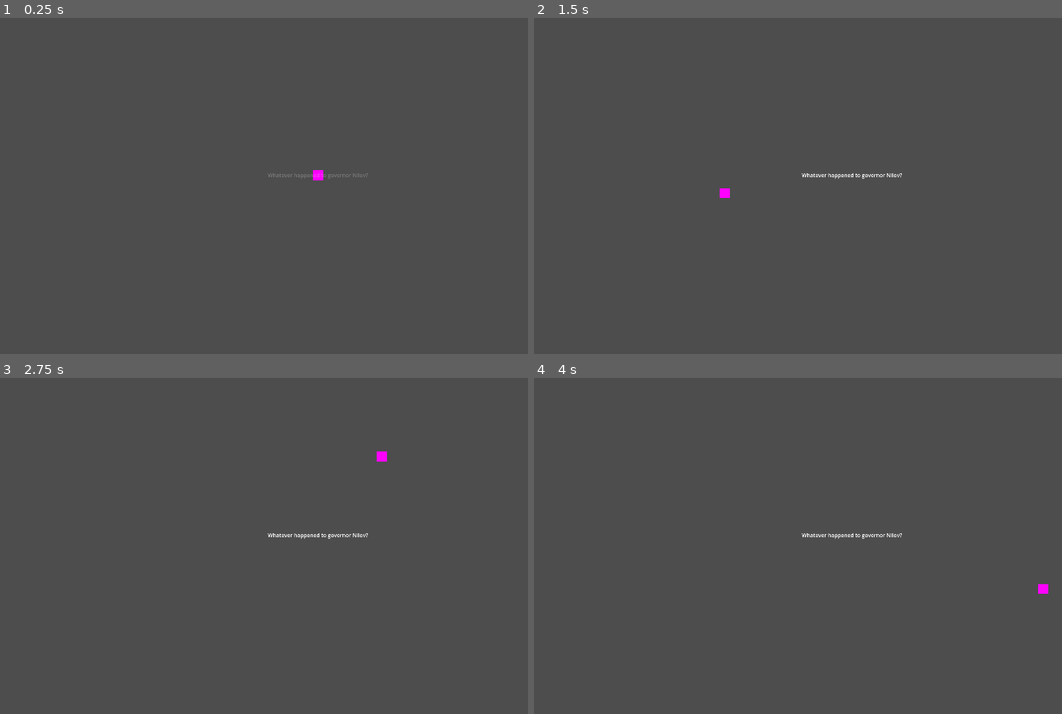
Above: before the commit, frames 1-4 (two rows, left to right).
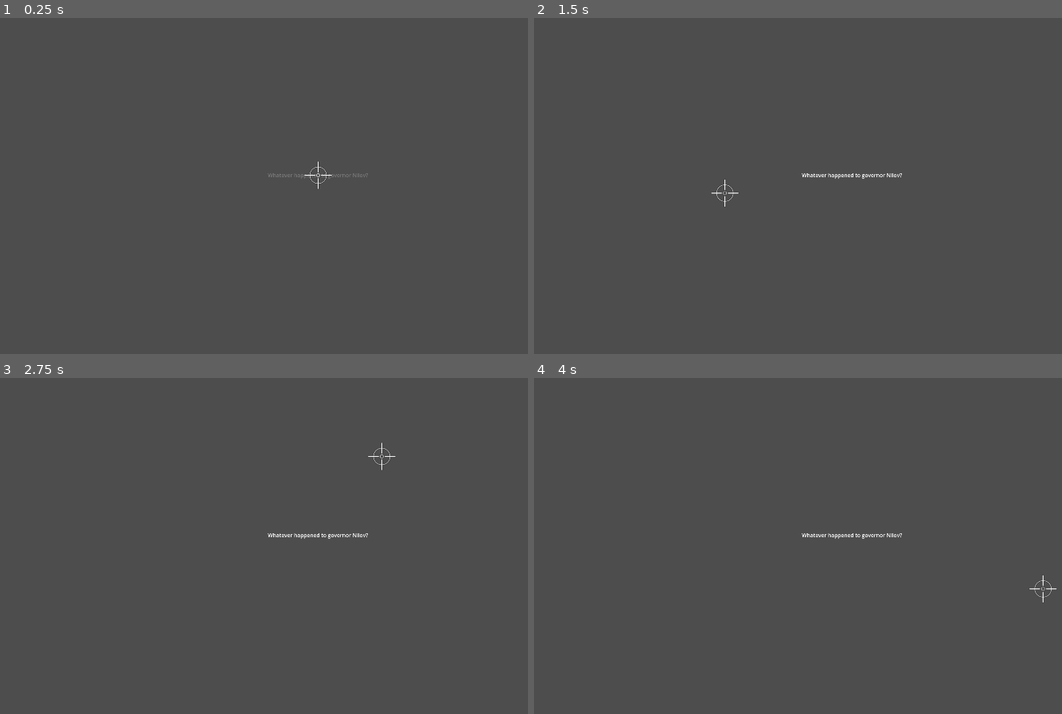
Above: after the commit, the same moments.

Repository: JamJestSimon/Danbengoro
Game: Godot game, scene res://scenes/shooting_stage.tscn
The game is run twice, just before and just after one commit, with the same random seed, the same clock (stepped at 60 frames per second) and the same inputs.
Inputs (mouse positions are in pixels of both pictures, inside the frame that each line leads up to):
- Up to frame 1 (0.25 s): no input
- Up to frame 2 (1.5 s): move the mouse to (993, 155) at 0.52 s; click (993, 155) at 0.67 s; tap Enter at 1.25 s; move the mouse to (724, 192) at 1.27 s; click (724, 192) at 1.42 s
- Up to frame 3 (2.75 s): tap Space at 2 s; move the mouse to (380, 455) at 2.02 s; click (380, 455) at 2.17 s
- Up to frame 4 (4 s): tap Enter at 2.75 s; move the mouse to (819, 606) at 2.77 s; click (819, 606) at 2.92 s; tap Space at 3.5 s; move the mouse to (1040, 589) at 3.52 s; click (1040, 589) at 3.67 s

The runs differ from the first frame. In frame 1, 0.1% of the frame differs, in the area x 57-63%, y 42-51%; in frame 2, 0.1%; in frame 3, 0.1%; in frame 4, 0.1%, in the area x 93-99%, y 58-67%.

Commit message:
truth acquisition

Diff:
--- a/data/shooting_stage_data.json
+++ b/data/shooting_stage_data.json
@@ -13,6 +13,7 @@
 						"text": "What a tragic story…",
 						"truth": "",
 						"shootable": "false",
+						"truth_acquisition": "",
 						"time": "1"
 					},
 					{
@@ -20,6 +21,7 @@
 						"text": "He was my friend.",
 						"truth": "",
 						"shootable": "true",
+						"truth_acquisition": "",
 						"time": "1"
 					},
 					{
@@ -27,6 +29,7 @@
 						"text": "A fatherly figure.",
 						"truth": "",
 						"shootable": "false",
+						"truth_acquisition": "",
 						"time": "1"
 					},
 					{
@@ -34,6 +37,7 @@
 						"text": "That gentleman hired me as a language tutor for his daughters.",
 						"truth": "",
 						"shootable": "false",
+						"truth_acquisition": "",
 						"time": "5"
 					},
 					{
@@ -41,6 +45,7 @@
 						"text": "Daughters?",
 						"truth": "",
 						"shootable": "false",
+						"truth_acquisition": "",
 						"time": "1"
 					},
 					{
@@ -48,6 +53,7 @@
 						"text": "Never heard of 'em.",
 						"truth": "",
 						"shootable": "false",
+						"truth_acquisition": "",
 						"time": "2"
 					},
 					{
@@ -55,6 +61,7 @@
 						"text": "Two of them married, one betrothed to a noble.",
 						"truth": "",
 						"shootable": "false",
+						"truth_acquisition": "",
 						"time": "3"
 					},
 					{
@@ -62,6 +69,7 @@
 						"text": "My little Aphanasia…",
 						"truth": "",
 						"shootable": "false",
+						"truth_acquisition": "",
 						"time": "1"
 					},
 					{
@@ -69,6 +77,7 @@
 						"text": "That's odd…",
 						"truth": "",
 						"shootable": "false",
+						"truth_acquisition": "",
 						"time": "1"
 					},
 					{
@@ -76,6 +85,7 @@
 						"text": "When we were preparing to go…",
 						"truth": "",
 						"shootable": "false",
+						"truth_acquisition": "",
 						"time": "3"
 					},
 					{
@@ -83,6 +93,7 @@
 						"text": "I asked her father to let her leave with us.",
 						"truth": "",
 						"shootable": "false",
+						"truth_acquisition": "",
 						"time": "3"
 					},
 					{
@@ -90,6 +101,7 @@
 						"text": "What?",
 						"truth": "",
 						"shootable": "false",
+						"truth_acquisition": "",
 						"time": "1"
 					},
 					{
@@ -97,6 +109,7 @@
 						"text": "But we were both there!",
 						"truth": "",
 						"shootable": "true",
+						"truth_acquisition": "",
 						"time": "2"
 					},
 					{
@@ -104,6 +117,7 @@
 						"text": "You murdered that man in cold blood!",
 						"truth": "",
 						"shootable": "true",
+						"truth_acquisition": "",
 						"time": "3"
 					},
 					{
@@ -111,6 +125,7 @@
 						"text": "No, it was an accident!",
 						"truth": "",
 						"shootable": "false",
+						"truth_acquisition": "",
 						"time": "2"
 					},
 					{
@@ -118,6 +133,7 @@
 						"text": "We only meant to subdue him…",
 						"truth": "",
 						"shootable": "false",
+						"truth_acquisition": "",
 						"time": "2"
 					},
 					{
@@ -125,6 +141,7 @@
 						"text": "Just one of the necessary casualties of my mutiny.",
 						"truth": "",
 						"shootable": "false",
+						"truth_acquisition": "",
 						"time": "4"
 					},
 					{
@@ -132,6 +149,7 @@
 						"text": "Not at all! Alas…",
 						"truth": "",
 						"shootable": "false",
+						"truth_acquisition": "",
 						"time": "1"
 					},
 					{
@@ -139,6 +157,7 @@
 						"text": "He did not take my offer well.",
 						"truth": "",
 						"shootable": "false",
+						"truth_acquisition": "",
 						"time": "2"
 					},
 					{
@@ -146,6 +165,7 @@
 						"text": "He grabbed me by my neck and…",
 						"truth": "",
 						"shootable": "false",
+						"truth_acquisition": "",
 						"time": "2"
 					},
 					{
@@ -153,6 +173,7 @@
 						"text": "I had to choose between his death or mine.",
 						"truth": "",
 						"shootable": "false",
+						"truth_acquisition": "",
 						"time": "3"
 					},
 					{
@@ -160,6 +181,7 @@
 						"text": "There was no other way to take Aphanasia with us.",
 						"truth": "",
 						"shootable": "false",
+						"truth_acquisition": "",
 						"time": "3"
 					},
 					{
@@ -167,6 +189,7 @@
 						"text": "I did it for her sake, as well as sir Stepanov's.",
 						"truth": "",
 						"shootable": "true",
+						"truth_acquisition": "",
 						"time": "3"
 					},
 					{
@@ -174,6 +197,7 @@
 						"text": "His later betrayals were a result of his jealousy…",
 						"truth": "",
 						"shootable": "false",
+						"truth_acquisition": "",
 						"time": "3"
 					},
 					{
@@ -181,6 +205,7 @@
 						"text": "of the love that Aphanasia had for me.",
 						"truth": "",
 						"shootable": "false",
+						"truth_acquisition": "",
 						"time": "3"
 					},
 					{
@@ -188,6 +213,7 @@
 						"text": "I know nothing of such woman!",
 						"truth": "",
 						"shootable": "false",
+						"truth_acquisition": "",
 						"time": "3"
 					},
 					{
@@ -195,6 +221,7 @@
 						"text": "Lies! Complete fabrication!",
 						"truth": "",
 						"shootable": "false",
+						"truth_acquisition": "",
 						"time": "2"
 					},
 					{
@@ -202,6 +229,7 @@
 						"text": "Could there really have been someone like that?",
 						"truth": "But we were both there!",
 						"shootable": "false",
+						"truth_acquisition": "",
 						"time": "4"
 					}
 			],
--- a/nodes/bubble.tscn
+++ b/nodes/bubble.tscn
@@ -23,6 +23,8 @@
 script = ExtResource("2_oeffu")
 root = NodePath("../..")
 metadata/truth = ""
+metadata/shootable = false
+metadata/truth_acquisition = ""
 
 [node name="Area2D" type="Area2D" parent="PathFollow2D/Bubble"]
 
--- a/scenes/shooting_stage.tscn
+++ b/scenes/shooting_stage.tscn
@@ -1,8 +1,16 @@
-[gd_scene load_steps=4 format=3 uid="uid://doolfp234vakd"]
+[gd_scene load_steps=10 format=3 uid="uid://doolfp234vakd"]
 
 [ext_resource type="Script" path="res://scripts/shooting_stage_controller.gd" id="1_6nfw1"]
 [ext_resource type="Script" path="res://scripts/bullet_chamber.gd" id="2_jch3p"]
+[ext_resource type="Texture2D" uid="uid://blrr3ldgbcay1" path="res://sprites/Izmajłow.png" id="2_k3cdj"]
 [ext_resource type="PackedScene" uid="uid://cr4mqugse8mpm" path="res://nodes/crosshair.tscn" id="3_on5vh"]
+[ext_resource type="Texture2D" uid="uid://dvpqgjewqx88q" path="res://sprites/Beniowski.png" id="3_stx5x"]
+[ext_resource type="Texture2D" uid="uid://1usfeoogic6i" path="res://sprites/Stiepanow.png" id="4_euknh"]
+[ext_resource type="Texture2D" uid="uid://cwk83jf4b2wp4" path="res://sprites/Riumin.png" id="5_26naj"]
+[ext_resource type="Texture2D" uid="uid://b4ml7rkh3gf0m" path="res://sprites/Crosshair.png" id="8_i46nt"]
+
+[sub_resource type="PlaceholderTexture2D" id="PlaceholderTexture2D_wy81u"]
+size = Vector2(1000, 1000)
 
 [node name="Node2D" type="Node2D" node_paths=PackedStringArray("bullet_chamber", "title", "speaker", "speechbox")]
 script = ExtResource("1_6nfw1")
@@ -10,6 +18,10 @@
 title = NodePath("CanvasLayer/Title")
 speaker = NodePath("Speaker")
 speechbox = NodePath("CanvasLayer/SpeechBox")
+izmailow = ExtResource("2_k3cdj")
+beniowski = ExtResource("3_stx5x")
+stieplanow = ExtResource("4_euknh")
+riumin = ExtResource("5_26naj")
 
 [node name="CanvasLayer" type="CanvasLayer" parent="."]
 
@@ -34,10 +46,22 @@
 vertical_alignment = 1
 
 [node name="SpeechBox" type="RichTextLabel" parent="CanvasLayer"]
-offset_right = 40.0
-offset_bottom = 40.0
+custom_minimum_size = Vector2(0, 300)
+anchors_preset = 12
+anchor_top = 1.0
+anchor_right = 1.0
+anchor_bottom = 1.0
+grow_horizontal = 2
+grow_vertical = 0
+fit_content = true
+scroll_active = false
 
 [node name="Crosshair" parent="." node_paths=PackedStringArray("bullet_chamber") instance=ExtResource("3_on5vh")]
+z_index = 10
+texture = ExtResource("8_i46nt")
 bullet_chamber = NodePath("../CanvasLayer/BulletChamber")
 
 [node name="Speaker" type="Sprite2D" parent="."]
+z_index = -2
+position = Vector2(970, 528)
+texture = SubResource("PlaceholderTexture2D_wy81u")
--- a/scripts/bubble.gd
+++ b/scripts/bubble.gd
@@ -29,7 +29,9 @@
 			else:
 				get_parent().call_deferred("next_player_bubble")
 			self.call_deferred("free")
-	pass
+
+func set_player():
+	player_bubble = true
 
 func pop_correct():
 	#anim goes here
@@ -57,6 +59,10 @@
 	exists = true
 	time_to_live = value
 
+func set_truth_acquisition(value: String):
+	sprite.set_meta("truth_acquisition", value)
+	pass
+
 func set_route(value: Dictionary):
 	type = value["type"]
 	sprite.call_deferred("set_speed", value["speed"] * value["direction"])
--- a/scripts/bullet_chamber.gd
+++ b/scripts/bullet_chamber.gd
@@ -24,8 +24,9 @@
 	crosshair.call_deferred("set_truth", truths[selected_truth])
 
 func set_special_truth(value: String):
-	special_truth = value
-	bullets[selected_truth].text = special_truth
+	if value != "":
+		special_truth = value
+		bullets[selected_truth].text = special_truth
 
 # Called every frame. 'delta' is the elapsed time since the previous frame.
 func _process(delta: float) -> void:
--- a/scripts/crosshair.gd
+++ b/scripts/crosshair.gd
@@ -8,7 +8,6 @@
 func _ready() -> void:
 	child_area = get_child(0) as Area2D
 	Input.set_mouse_mode(Input.MOUSE_MODE_HIDDEN)
-	pass # Replace with function body.
 
 
 # Called every frame. 'delta' is the elapsed time since the previous frame.
@@ -36,6 +35,7 @@
 			var areas = child_area.get_overlapping_areas()
 			for area in areas:
 				var parent = area.get_parent() as Sprite2D
-				var truth = parent.get_meta("truth_aquisition") as String
-				selected_truth = truth
-				bullet_chamber.call_deferred("set_special_truth", truth)
+				if parent.get_meta("shootable") == true:
+					var truth = parent.get_meta("truth_acquisition") as String
+					selected_truth = truth
+					bullet_chamber.call_deferred("set_special_truth", truth)
--- a/scripts/shooting_stage_controller.gd
+++ b/scripts/shooting_stage_controller.gd
@@ -5,19 +5,24 @@
 @export var title: Label
 @export var speaker: Sprite2D
 @export var speechbox: RichTextLabel
+@export var izmailow: Texture
+@export var beniowski: Texture
+@export var stieplanow: Texture
+@export var riumin: Texture
 var stage = 0
 var bubble = 0
 var player_bubble = 0
 var stages_amount: int
 var jsonData = {}
-var stage_finished: bool = false
 
 # Called when the node enters the scene tree for the first time.
 func _ready() -> void:
+	speaker.visible = false
 	var data = FileAccess.open("res://data/shooting_stage_data.json", FileAccess.READ)
 	jsonData = JSON.parse_string(data.get_as_text())
 	stages_amount = (jsonData["stages"] as Array).size()
 	title.modulate = Color(1, 1, 1, 0)
+	speaker.position = Vector2(get_viewport_rect().size.x / 2, get_viewport_rect().size.y - 500)
 	self.call_deferred("start_stage")
 	pass
 
@@ -40,6 +45,7 @@
 	spawn_bubble()
 
 func spawn_bubble() -> void:
+	speaker.visible = true
 	var bubbles = jsonData["stages"][stage]["bubbles"] as Array
 	var startPos = Vector2(bubbles[bubble]["start_position"]["x"], bubbles[bubble]["start_position"]["y"])
 	var bubble_inst = bubble_node.instantiate()
@@ -50,6 +56,25 @@
 	bubble_inst.call_deferred("set_route", bubbles[bubble]["route"])
 	bubble_inst.call_deferred("set_time", bubbles[bubble]["time"])
 	bubble_inst.call_deferred("set_shootable", bubbles[bubble]["shootable"])
+	bubble_inst.call_deferred("set_truth_acquisition", bubbles[bubble]["truth_acquisition"])
+	match bubbles[bubble]["character"]:
+		"B":
+			speaker.texture = beniowski
+		"I":
+			speaker.texture = izmailow
+		"S":
+			speaker.texture = stieplanow
+		"R":
+			speaker.texture = riumin
+
+func spawn_player_bubble() -> void:
+	var bubbles = jsonData["stages"][stage]["end_bubbles"] as Array
+	var bubble_inst = bubble_node.instantiate()
+	add_child(bubble_inst)
+	bubble_inst.call_deferred("set_start_pos", Vector2(get_viewport_rect().size.x / 2, get_viewport_rect().size.y / 2))
+	bubble_inst.call_deferred("set_text", bubbles[player_bubble]["text"])
+	bubble_inst.call_deferred("set_time", bubbles[player_bubble]["time"])
+	bubble_inst.call_deferred("set_player")
 
 func next_bubble() -> void:
 	bubble += 1
@@ -61,10 +86,10 @@
 
 func next_player_bubble():
 	player_bubble += 1
-	if(player_bubble >= (jsonData["stages"][stage]["bubbles"] as Array).size()):
+	if(player_bubble >= (jsonData["stages"][stage]["end_bubbles"] as Array).size()):
 		end_stage()
 	else:
-		spawn_bubble()
+		spawn_player_bubble()
 	pass
 
 func end_stage() -> void:
@@ -79,5 +104,5 @@
 	restart_stage()
 
 func on_correct_bubble_destoryed() -> void:
-	#player monologue here
 	player_bubble = 0
+	spawn_player_bubble()
